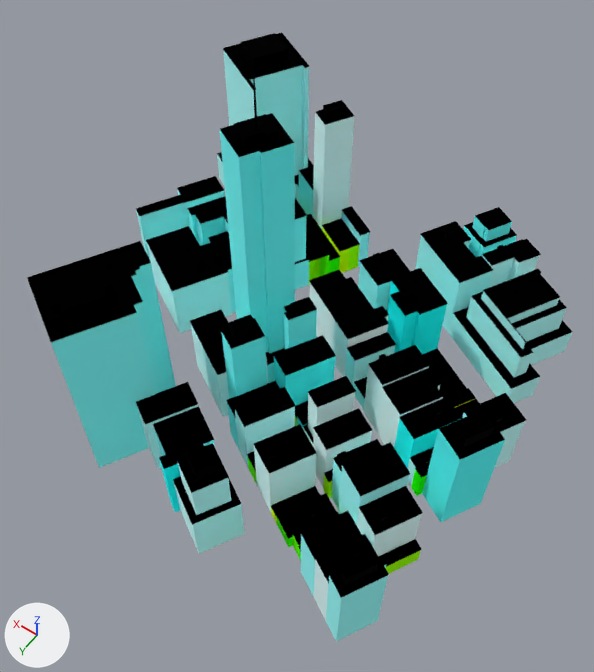
Before and after pictures for a commit that changed the glTF model web/public/assets/nyc/tiles/0_-4.bld.glb.
The view is the same before and after, from a 50 mm lens placed at (-52.0, -636.0, 424.0), pointed at (107.0, -859.0, 74.0). Every picture has the same lights, and +X, +Y and +Z are marked at lower left. The first picture is the older version. Where no turn or scale is listed for an object, it has been applied to the vertices. Vertices at exactly the same position are counted once.

Objects in the first picture: '0_-4'.
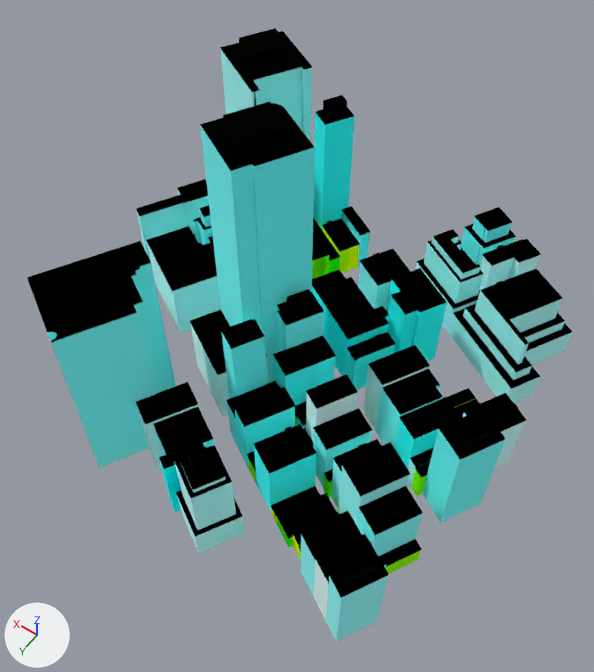
Where the newer file only moved an object's origin or applied its transform, the numbers keep the older frame.

The change in detail:
me_0__4 is used by ob_0__4; location (132.3, -900.5, 111.3).
me_0__4 had 3345 vertices, 4409 faces and spanned x -146.0..146.0, y -147.0..147.0, z -111.0..111.0.
me_0__4 now has 3085 vertices, 4142 faces and spans x -146.0..146.0, y -147.0..147.0, z -111.0..94.0.
me_0__4 part 1: the loose piece of 8 vertices spanning x 33.0..39.0, y -74.0..-68.0, z -93.0..-90.0 is moved by (7.0, -6.0, 0.0).
me_0__4 part 2: the loose piece of 13 vertices spanning x 10.0..11.0, y 24.0..25.0, z 74.0..111.0 is rebuilt with 13 vertices and now spans x 10.0..11.0, y 24.0..25.0, z 77.0..94.0.
me_0__4 part 3: the loose piece of 12 vertices spanning x -43.0..-15.0, y 115.0..142.0, z -50.0 is rebuilt with 12 vertices and now spans x -42.0..-17.0, y 116.0..141.0, z -50.0.
me_0__4 part 4: the loose piece of 12 vertices spanning x 0.0..20.0, y 15.0..34.0, z 69.0..74.0 is rebuilt with 12 vertices and now spans x -5.0..25.0, y 9.0..39.0, z 69.0..77.0.
me_0__4 part 5: 127 loose pieces with 1138 vertices, spanning x -136.0..123.0, y -127.0..140.0, z -100.0..70.0, are deleted.
me_0__4 part 6: 196 vertices moved from x -138.0..146.0, y -147.0..147.0, z -100.0..11.0 to x -138.0..146.0, y -147.0..147.0, z -111.0..13.0; 273 vertices removed from x -126.0..114.0, y -129.0..142.0, z -111.0..69.0; 1077 vertices added at x -145.0..123.0, y -129.0..144.0, z -111.0..71.0.
me_0__4 part 7: 537 kept faces spanning x -146.0..146.0, y -147.0..147.0, z -111.0..8.0 get new vertex colours.
me_0__4 part 8: 1 face spanning x -64.0..-53.0, y -113.0..-107.0, z -54.0..-53.0 switches from mat_facade to mat_roof.
me_0__4 part 9: 1 face spanning x -67.0..-57.0, y 40.0..46.0, z -90.0..-50.0 switches from mat_roof to mat_facade.
Other edits to the shape of me_0__4 do not show in these pictures.

What differs and where, as boxes (x1, y1, x2, y2) in the pictures (594 x 672 px; the box of a moved part takes in the faces that stretch with it):
'0_-4', reshaped
    before: (27, 33, 572, 641)
    after: (27, 28, 572, 641)
part 1 of me_0__4, moved or reshaped
    before: (318, 234, 325, 242)
    after: (313, 226, 321, 233)
part 2 of me_0__4, rebuilt
    before: (253, 60, 258, 127)
    after: (254, 90, 257, 121)
part 3 of me_0__4, rebuilt (11% narrower, 12% shorter)
    before: (176, 443, 229, 493)
    after: (179, 446, 226, 490)
part 4 of me_0__4, rebuilt (52% wider, 56% taller)
    before: (235, 114, 278, 147)
    after: (223, 102, 289, 154)
part 5 of me_0__4, deleted
    before: (50, 137, 541, 557)
part 6 of me_0__4, built on
    before: (146, 100, 560, 579)
    after: (146, 95, 562, 578)
part 7 of me_0__4, recoloured
    both: (51, 54, 561, 562)
part 8 of me_0__4, recoloured
    before: (472, 216, 484, 227)
part 9 of me_0__4, recoloured
    before: (318, 376, 356, 406)
